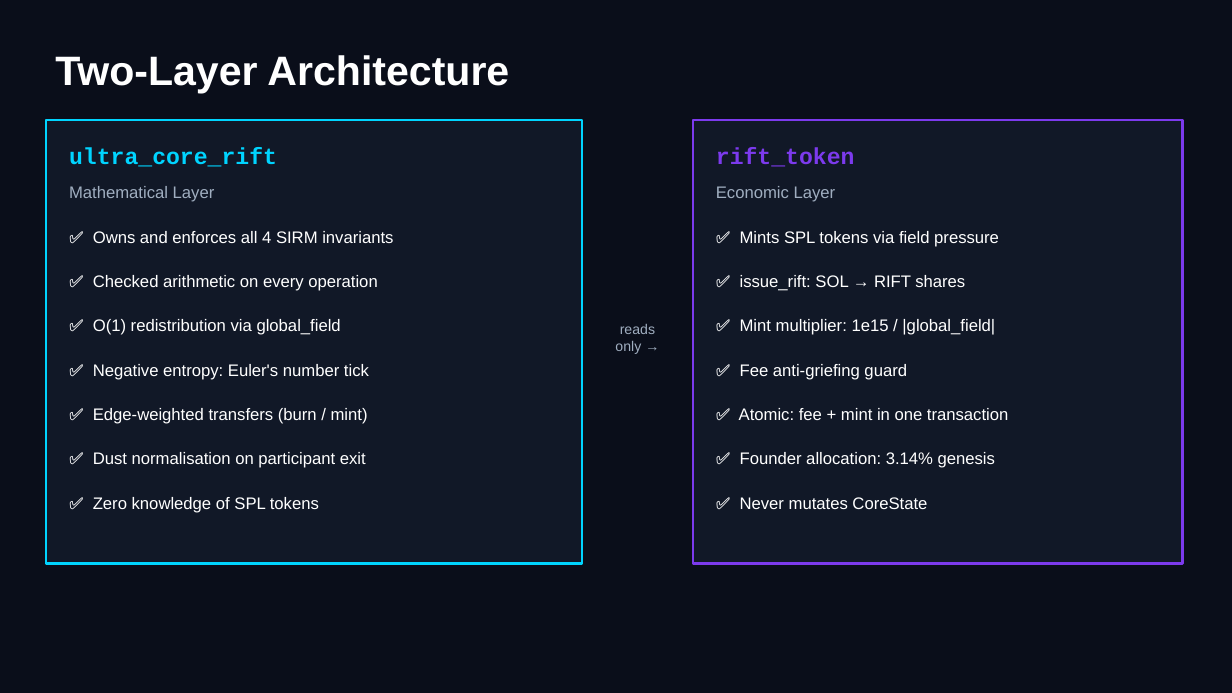
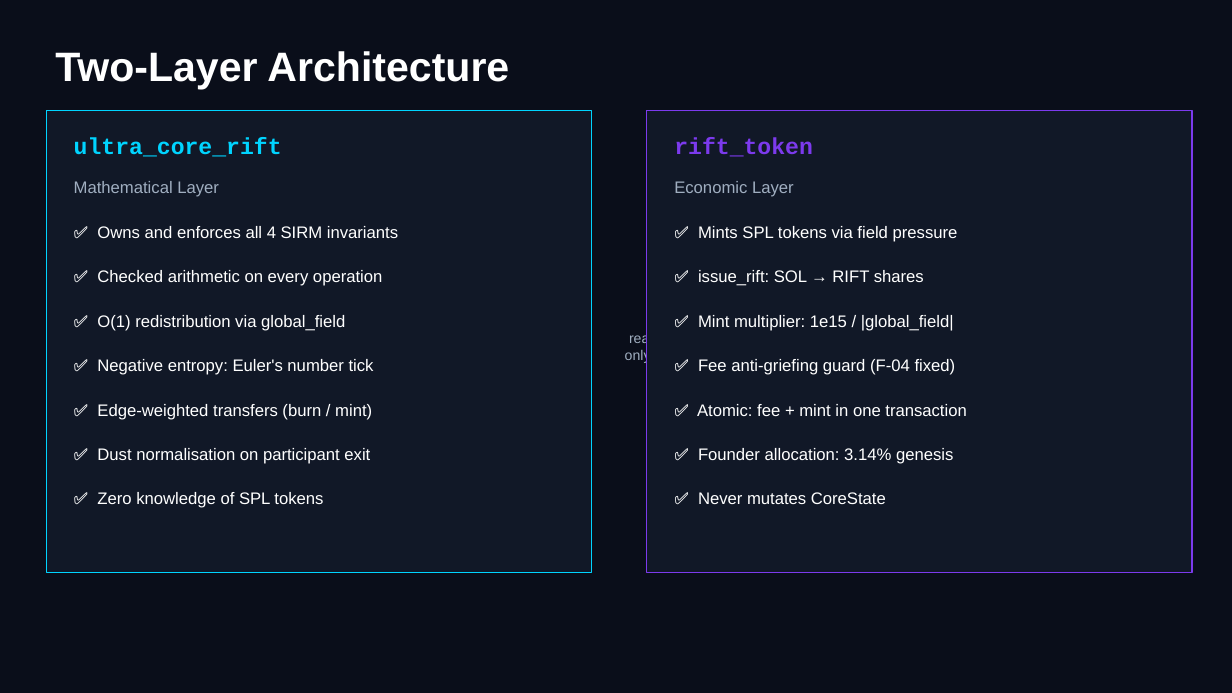
Before and after one commit to RFT-SIRM/Rift-L1-Blockchain, a slide deck: slide 6 of Rift_L1_Pitch.pptx. Drawn at 1232x693 pixels with LibreOffice and Linux fonts; fonts in the diff are those of the drawing. Boxes give left, top, right and bottom in pixels: in the first picture for what was removed or moved away, otherwise in the second. Text is boxed around its words. In the diff, an @@ line names an element or a change of style, - is before the commit and + after.

```diff
--- a/Rift_L1_Pitch.pptx
+++ b/Rift_L1_Pitch.pptx
@@ text "Two-Layer Architecture": place and size @@
-text "Two-Layer Architecture" at <box>55,55,509,94</box>
+text "Two-Layer Architecture" at <box>55,51,509,89</box>
@@ rectangle: place and size @@
-rectangle at <box>46,120,582,564</box>
+rectangle at <box>46,111,592,573</box>
@@ rectangle at <box>46,111,592,573</box>: outline #00D4FF 2 pt to #00D4FF 1 pt @@
@@ rectangle: place and size @@
-rectangle at <box>693,120,1183,564</box>
+rectangle at <box>647,111,1192,573</box>
@@ rectangle at <box>647,111,1192,573</box>: outline #7C3AED 2 pt to #7C3AED 1 pt @@
@@ text "ultra_core_rift": place and size @@
-text "ultra_core_rift" at <box>69,147,277,167</box>
+text "ultra_core_rift" at <box>74,138,282,157</box>
@@ text "rift_token": place and size @@
-text "rift_token" at <box>716,147,855,167</box>
+text "rift_token" at <box>674,138,813,157</box>
@@ text "Economic Layer": place and size @@
-text "Economic Layer" at <box>716,186,836,202</box>
+text "Economic Layer" at <box>674,181,794,197</box>
@@ text "✅ Mints SPL tokens via ...": place and size @@
-text "✅ Mints SPL tokens via ..." at <box>740,231,999,247</box>
+text "✅ Mints SPL tokens via ..." at <box>698,226,958,242</box>
@@ text "✅ issue_rift: SOL → RIFT ...": place and size @@
-text "✅ issue_rift: SOL → RIFT ..." at <box>740,275,965,291</box>
+text "✅ issue_rift: SOL → RIFT ..." at <box>698,270,924,286</box>
@@ text "reads": place and size @@
-text "reads" at <box>615,324,655,354</box>
+text "reads" at <box>625,332,664,364</box>
@@ text "✅ Mint multiplier: 1e15 / ...": place and size @@
-text "✅ Mint multiplier: 1e15 / ..." at <box>740,319,995,335</box>
+text "✅ Mint multiplier: 1e15 / ..." at <box>698,315,954,331</box>
@@ text at <box>698,359,956,375</box>: text changed @@
-✅ Fee anti-griefing guard
+✅ Fee anti-griefing guard (F-04 fixed)
@@ text "✅ Atomic: fee + mint ...": place and size @@
-text "✅ Atomic: fee + mint ..." at <box>739,408,1008,420</box>
+text "✅ Atomic: fee + mint ..." at <box>697,404,966,416</box>
@@ text "✅ Founder allocation: 3.14% genesis": place and size @@
-text "✅ Founder allocation: 3.14% genesis" at <box>740,452,995,468</box>
+text "✅ Founder allocation: 3.14% genesis" at <box>698,448,953,464</box>
@@ 8 texts: place and size @@
-8 texts at <box>69,186,393,513</box>
+8 texts at <box>74,181,398,508</box>
@@ text "✅ Never mutates CoreState": place and size @@
-text "✅ Never mutates CoreState" at <box>740,497,927,509</box>
+text "✅ Never mutates CoreState" at <box>698,492,886,504</box>
```
Also in this commit, not shown: 7 other slides changed, 1 slide added, 1 slide removed.
